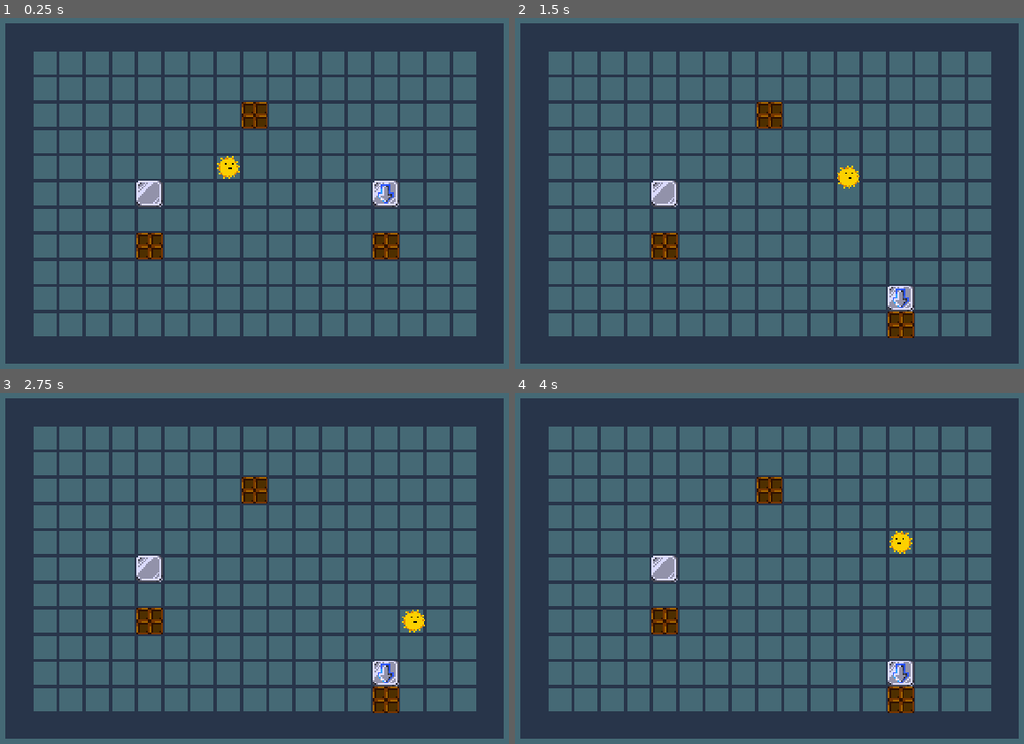
Above: before the commit, frames 1-4 (two rows, left to right).
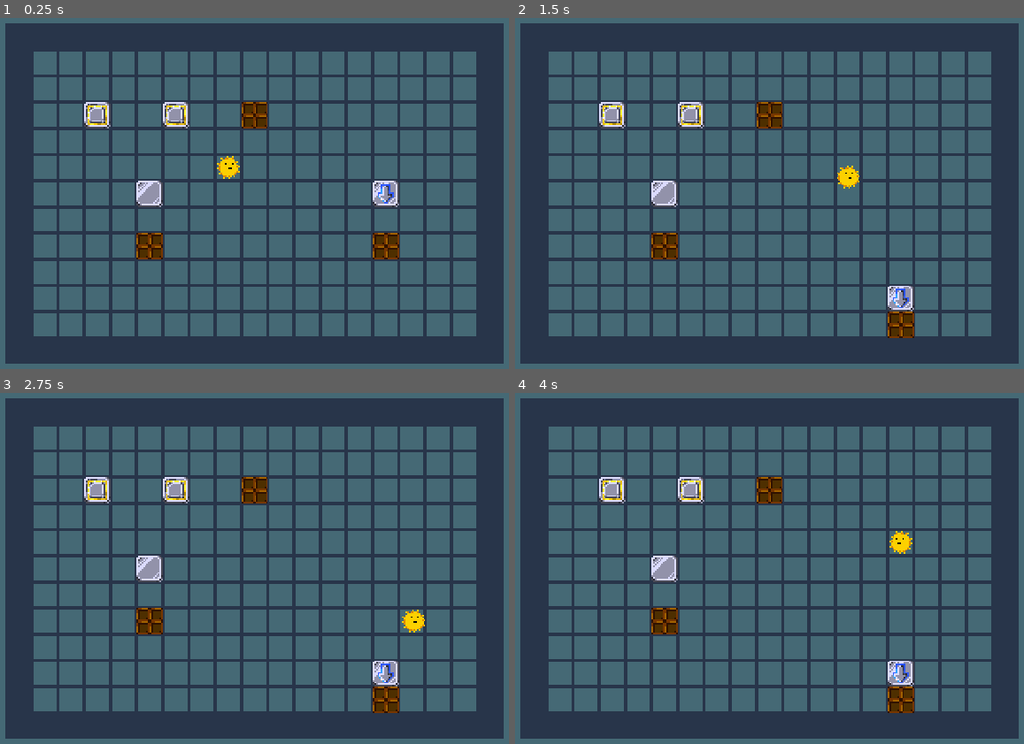
Above: after the commit, the same moments.

Repository: UnstableStrafe/LinkCube
Game: Godot game, scene res://test/test2.tscn
Two runs of this game, one before a commit and one after it. Both use one fixed random seed, a clock stepped at 60 frames per second and the inputs below. This scene is started directly instead of the project's main scene.
Inputs:
- Up to frame 1 (0.25 s): no input
- Up to frame 2 (1.5 s): tap Enter at 0.5 s; hold D (move_right) 0.53-1.28 s; hold Space (next_level) 0.53-1.28 s; hold S (move_down) from 1.28 s (still down); tap Z (undo) at 1.35 s
- Up to frame 3 (2.75 s): release S (move_down) at 2.03 s; hold D (move_right) from 2.03 s (still down); hold Space (next_level) from 2.03 s (still down)
- Up to frame 4 (4 s): release D (move_right) at 2.78 s; release Space (next_level) at 2.78 s; hold W (move_up) 2.78-3.53 s; tap Z (undo) at 2.85 s; hold A (move_left) from 3.53 s (still down); hold Space (next_level) from 3.53 s (still down)

The runs differ from the first frame. In frame 1, 0.8% of the frame differs, in the area x 16-38%, y 23-32%; in frame 2, 0.8%; in frame 3, 0.8%; in frame 4, 0.8%.

Commit message:
Added rotated linked cubes

Diff:
--- /dev/null
+++ b/cubes/rotated_linked/rotated_linked_cube.gd
@@ -0,0 +1,42 @@
+class_name RotatedLinkedCube
+extends Cube
+
+# Overrides _push to propagate to make all the cubes move
+func _push(direction: Vector2i):
+	var rotated_direction
+	match Vector2(direction):
+		Vector2.DOWN:
+			rotated_direction = Vector2.LEFT
+		Vector2.UP:
+			rotated_direction = Vector2.RIGHT
+		Vector2.LEFT:
+			rotated_direction = Vector2.UP
+		Vector2.RIGHT:
+			rotated_direction = Vector2.DOWN
+	if !can_all_move(rotated_direction):
+		return
+	if is_moving: return
+
+	for cube in get_linked():
+		cube.base_push(rotated_direction)
+
+	super(direction)
+
+
+## Perform _push as defined in the linked cube
+## So to not trigger recursive calls
+func base_push(direction: Vector2i):
+	super._push(direction)
+
+
+func can_all_move(direction: Vector2i) -> bool:
+	return get_linked().all(
+		func(cube):
+			return cube.can_move(direction)
+	)
+
+func get_linked() -> Array[Node]:
+	var linked = get_tree().get_nodes_in_group("rotated_linked")
+	# Don't include this cube, since it will move differently
+	linked.erase(self)
+	return linked
--- /dev/null
+++ b/cubes/rotated_linked/rotated_linked_cube.tscn
@@ -0,0 +1,11 @@
+[gd_scene load_steps=4 format=3 uid="uid://bvpwew7mlj4hu"]
+
+[ext_resource type="PackedScene" uid="uid://bki152wctd7mg" path="res://cubes/cube.tscn" id="1_mmx35"]
+[ext_resource type="Script" path="res://cubes/rotated_linked/rotated_linked_cube.gd" id="2_qk7ee"]
+[ext_resource type="Texture2D" uid="uid://cghaxxqqn1fm1" path="res://cubes/rotated_linked/rotated_linked_cube.png" id="3_26b7a"]
+
+[node name="RotatedLinkedCube" groups=["rotated_linked"] instance=ExtResource("1_mmx35")]
+script = ExtResource("2_qk7ee")
+
+[node name="Sprite2D" parent="." index="0"]
+texture = ExtResource("3_26b7a")
--- a/test/test2.tscn
+++ b/test/test2.tscn
@@ -1,9 +1,10 @@
-[gd_scene load_steps=5 format=3 uid="uid://cywdio1o0hd5h"]
+[gd_scene load_steps=6 format=3 uid="uid://cywdio1o0hd5h"]
 
 [ext_resource type="PackedScene" uid="uid://7pbu3m2f4nfr" path="res://levels/level_framework.tscn" id="1_4lyhp"]
 [ext_resource type="PackedScene" uid="uid://dnwrgv6drkhpb" path="res://cubes/light/light_cube.tscn" id="2_ux2lq"]
 [ext_resource type="PackedScene" uid="uid://dw20bo3tgee64" path="res://cubes/basic/basic_cube.tscn" id="3_cxb4g"]
 [ext_resource type="PackedScene" uid="uid://nfw3dy0wruu7" path="res://cubes/auto/auto_cube.tscn" id="4_fn58a"]
+[ext_resource type="PackedScene" uid="uid://bvpwew7mlj4hu" path="res://cubes/rotated_linked/rotated_linked_cube.tscn" id="5_s60n6"]
 
 [node name="Level" instance=ExtResource("1_4lyhp")]
 
@@ -27,3 +28,9 @@
 
 [node name="AutoCube" parent="." index="8" instance=ExtResource("4_fn58a")]
 position = Vector2(312, 136)
+
+[node name="RotatedLinkedCube" parent="." index="9" instance=ExtResource("5_s60n6")]
+position = Vector2(136, 88)
+
+[node name="RotatedLinkedCube2" parent="." index="10" instance=ExtResource("5_s60n6")]
+position = Vector2(184, 88)
